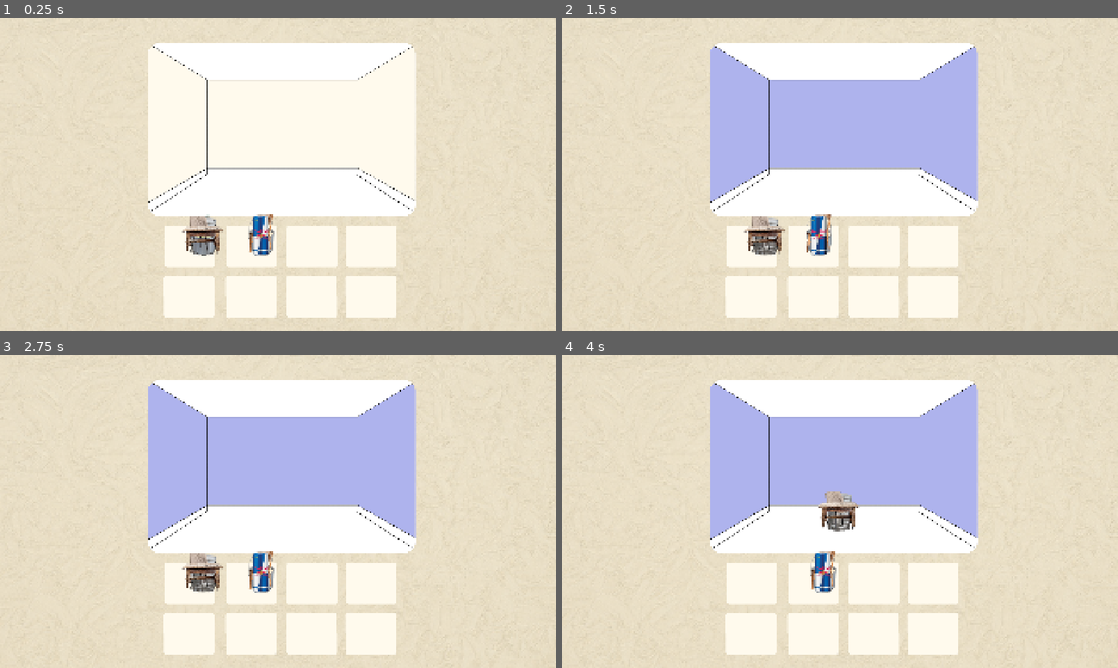
Above: before the commit, frames 1-4 (two rows, left to right).
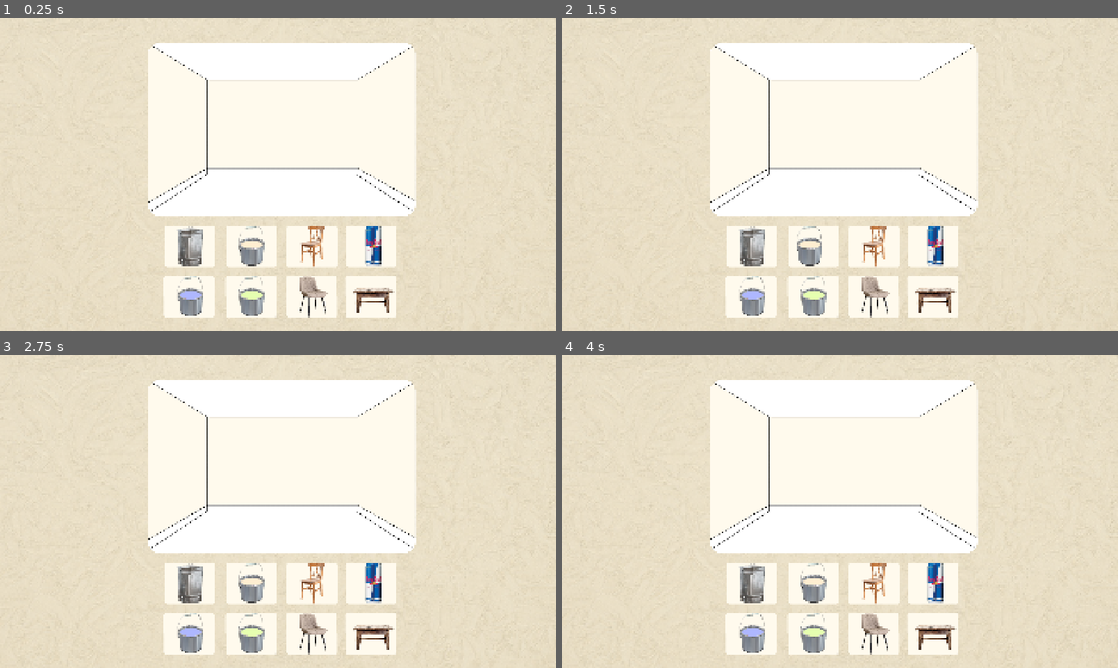
Above: after the commit, the same moments.

Repository: wgold152/hackathon
Game: Godot game, scene res://scenes/main.tscn
Same seed, same stepped clock (60 frames per second), same inputs: the game is played once before the commit and once after it.
Inputs (mouse positions are in pixels of both pictures, inside the frame that each line leads up to):
- Up to frame 1 (0.25 s): no input
- Up to frame 2 (1.5 s): tap Enter at 0.5 s; drag from (767, 237) to (895, 105) at 0.52 s; drag from (823, 237) to (812, 237) at 1.27 s
- Up to frame 3 (2.75 s): move the mouse to (261, 570) at 2.02 s; click (261, 570) at 2.17 s
- Up to frame 4 (4 s): tap Space at 2.75 s; drag from (823, 570) to (673, 464) at 2.77 s; drag from (767, 570) to (840, 511) at 3.52 s

The runs differ from the first frame. In frame 1, 3.5% of the frame differs, in the area x 31-71%, y 62-96%; in frame 2, 19%; in frame 3, 19%; in frame 4, 19%, in the area x 26-75%, y 9-96%.

Commit message:
Inventory items populate correctly into UI elements

Diff:
--- a/scripts/inventory.gd
+++ b/scripts/inventory.gd
@@ -40,17 +40,18 @@
 			print(str(temp) + "Added to inventory")
 
 func InstantiateItems(inventory):
-	var increment = 200
-	var basePositionx = 700
-	var basePositiony = 750
+	var xincrement = 211
+	var yincrement = 174
+	var basePositionx = 655
+	var basePositiony = 787
 	var inventoryVectors = [Vector2(basePositionx, basePositiony),
-						Vector2(basePositionx+increment, basePositiony),
-						Vector2(basePositionx+increment, basePositiony),
-						Vector2(basePositionx+increment, basePositiony),
-						Vector2(basePositionx, basePositiony),
-						Vector2(basePositionx, basePositiony),
-						Vector2(basePositionx, basePositiony),
-						Vector2(basePositionx, basePositiony)]
+						Vector2(basePositionx+xincrement, basePositiony),
+						Vector2(basePositionx+(2*xincrement), basePositiony),
+						Vector2(basePositionx+(3*xincrement), basePositiony),
+						Vector2(basePositionx, basePositiony+yincrement),
+						Vector2(basePositionx+xincrement, basePositiony+yincrement),
+						Vector2(basePositionx+(2*xincrement), basePositiony+yincrement),
+						Vector2(basePositionx+(3*xincrement), basePositiony+yincrement)]
 	var count = 0
 	for x in inventory:
 		print(x)
